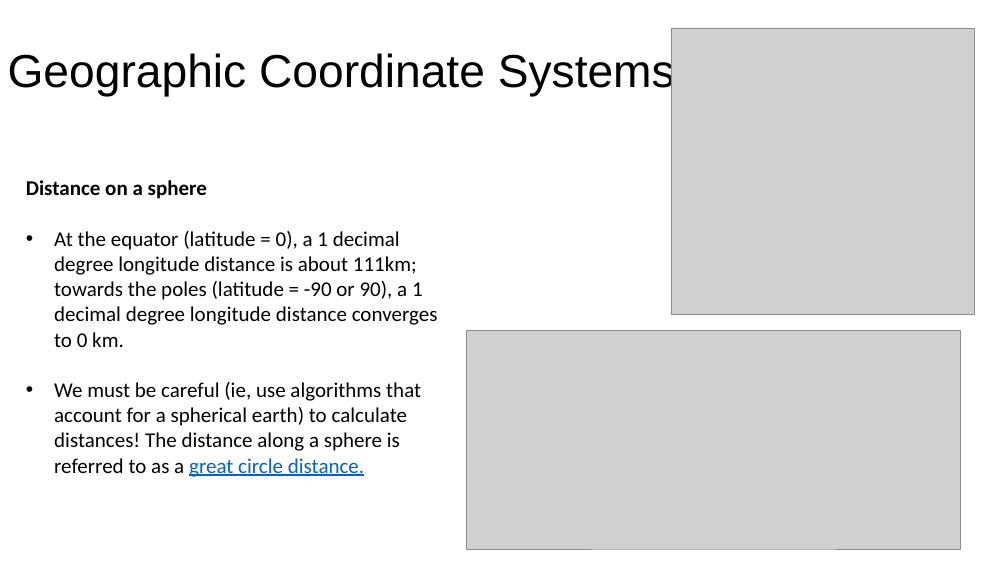
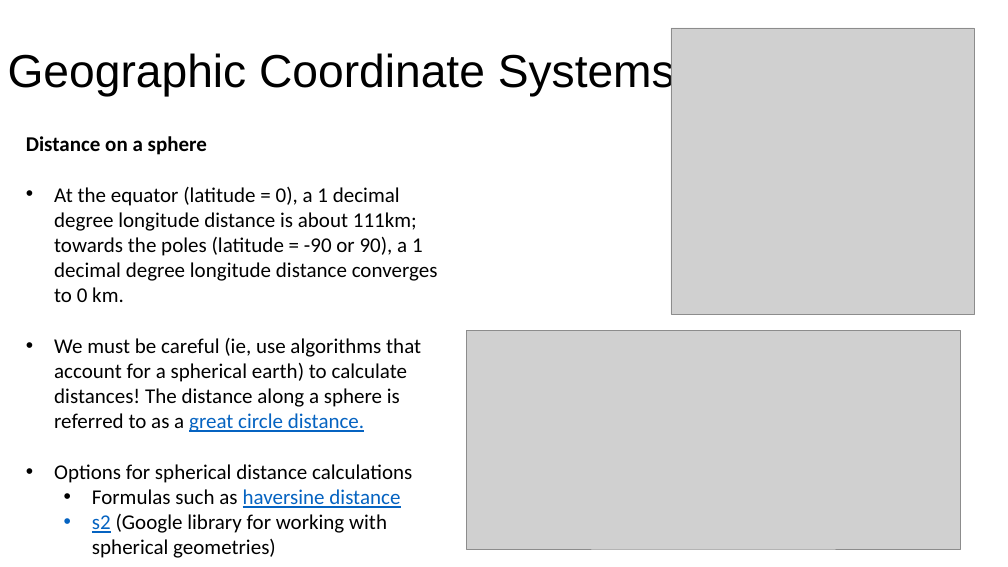
Before and after one commit to worldbank/dec-python-course, a slide deck: slide 6 of 1-foundations/5-geospatial-analysis/Introduction to GIS.pptx. Drawn at 1008x567 pixels with LibreOffice and Linux fonts; fonts in the diff are those of the drawing; grey boxes stand for pictures. Boxes give left, top, right and bottom in pixels: in the first picture for what was removed or moved away, otherwise in the second. Text is boxed around its words. In the diff, an @@ line names an element or a change of style, - is before the commit and + after.

```diff
--- a/1-foundations/5-geospatial-analysis/Introduction to GIS.pptx
+++ b/1-foundations/5-geospatial-analysis/Introduction to GIS.pptx
@@ text "Distance on a sphere": place and size @@
-text "Distance on a sphere" at (26, 180, 438, 477)
+text "Distance on a sphere" at (26, 136, 438, 558)
@@ text at (54, 464, 412, 558): paragraphs added @@
+• Options for spherical distance calculations
+  • Formulas such as haversine distance
+  • s2 (Google library for working with spherical geometries)
```
Also in this commit, not shown: 1 other file.
